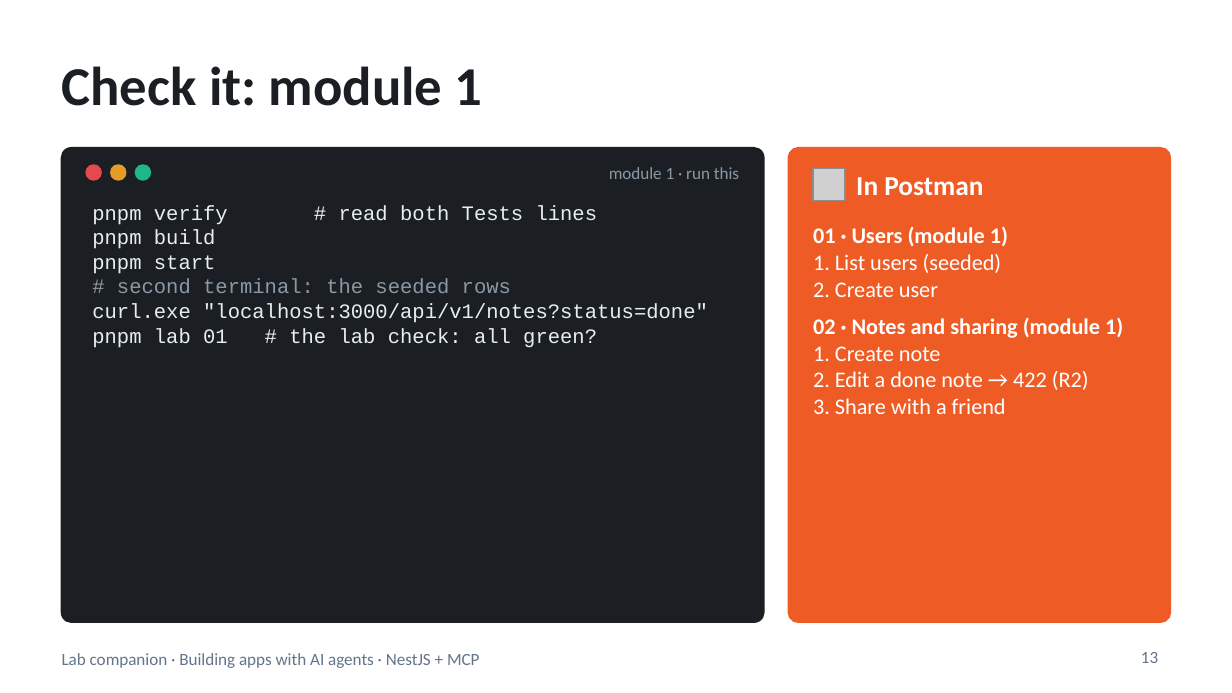
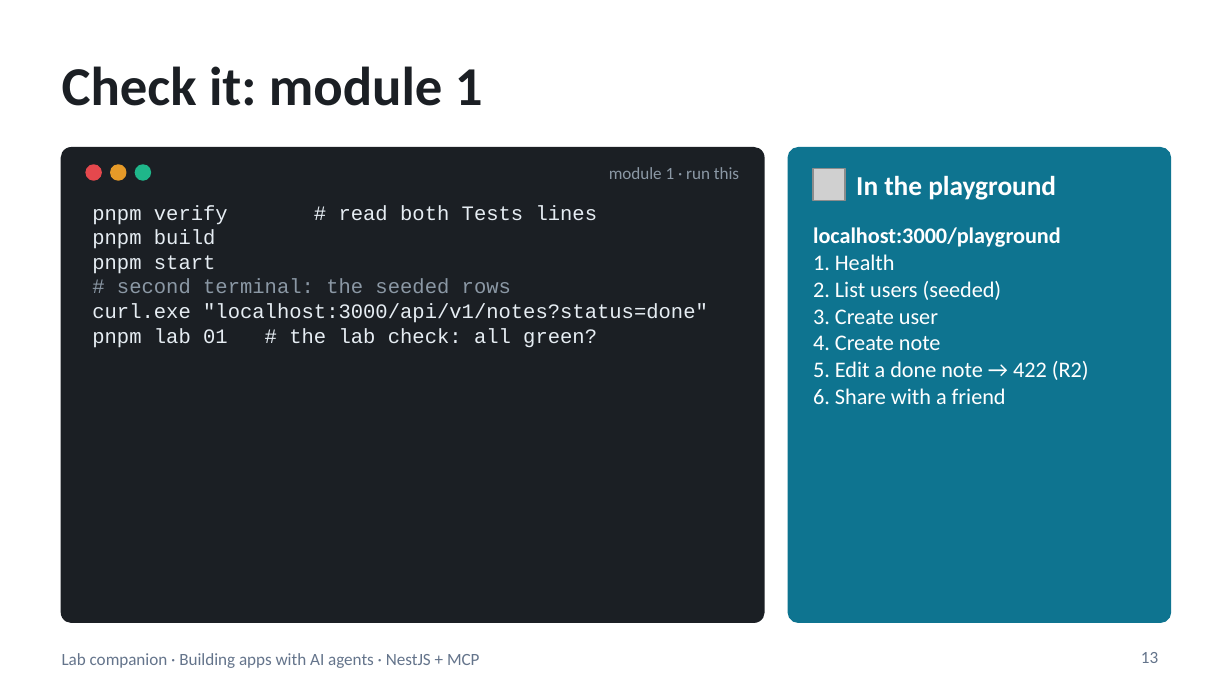
Before and after one commit to blazaga/ai-training-modules, a slide deck: slide 13 of docs/ai-agent-training/slides/lab-companion.pptx. Drawn at 1232x693 pixels with LibreOffice and Linux fonts; fonts in the diff are those of the drawing; grey boxes stand for pictures. Boxes give left, top, right and bottom in pixels: in the first picture for what was removed or moved away, otherwise in the second. Text is boxed around its words. In the diff, an @@ line names an element or a change of style, - is before the commit and + after.

```diff
--- a/docs/ai-agent-training/slides/lab-companion.pptx
+++ b/docs/ai-agent-training/slides/lab-companion.pptx
@@ rounded rectangle at (x1=788, y1=148, x2=1170, y2=622): fill #EF5B25 to #0E7490; outline #EF5B25 1 pt to #0E7490 1 pt @@
@@ text at (x1=856, y1=175, x2=1056, y2=200): text changed @@
-In Postman
+In the playground
@@ text at (x1=813, y1=227, x2=1089, y2=404): text changed @@
-01 · Users (module 1)
-1. List users (seeded)
-2. Create user
-02 · Notes and sharing (module 1)
-1. Create note
-2. Edit a done note → 422 (R2)
-3. Share with a friend
+localhost:3000/playground
+1. Health
+2. List users (seeded)
+3. Create user
+4. Create note
+5. Edit a done note → 422 (R2)
+6. Share with a friend
```
Also in this commit, not shown: 4 other slides changed, 19 other files.
